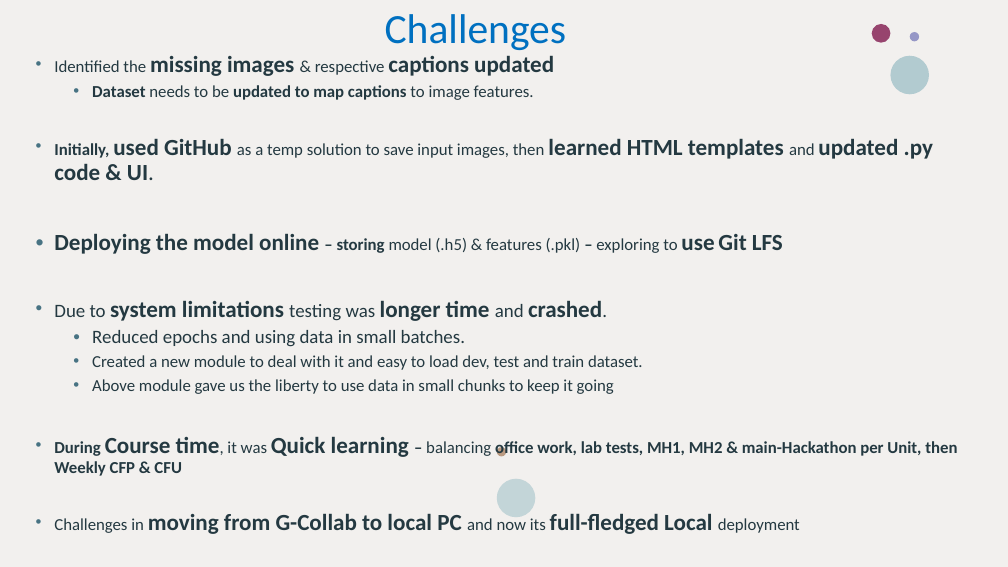
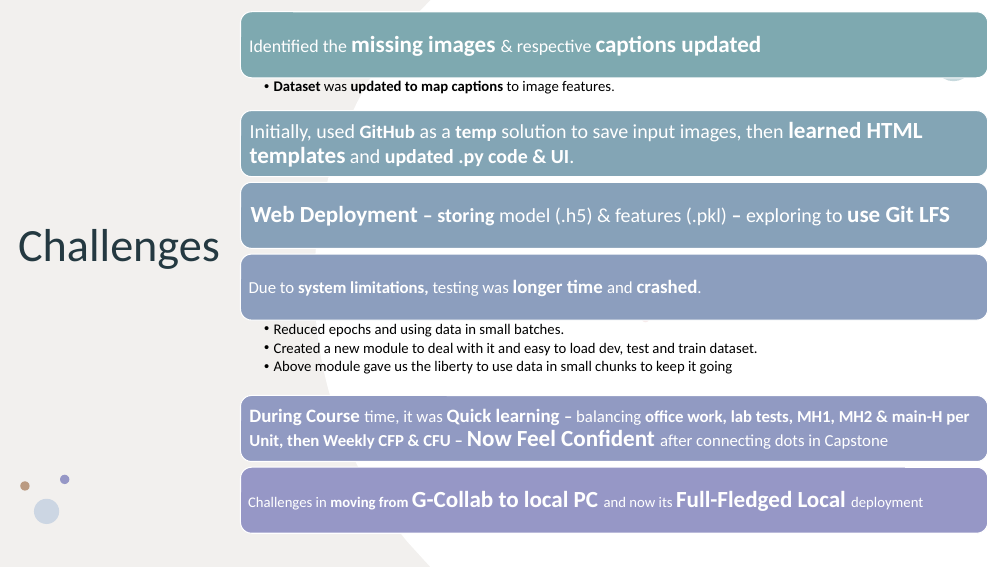
Before and after one commit to B20G15/b20g15_automatic_image_captioning, a slide deck: slide 4 of Docs/AutomaticImageCaptioning_Phase_2_Review_Grp15_B20_12Aug2023.pptx. Drawn at 1008x567 pixels with LibreOffice and Linux fonts; fonts in the diff are those of the drawing. Boxes give left, top, right and bottom in pixels: in the first picture for what was removed or moved away, otherwise in the second. Text is boxed around its words. In the diff, an @@ line names an element or a change of style, - is before the commit and + after.

Commit message:
Uploading the slides with better presention format

```diff
--- a/Docs/AutomaticImageCaptioning_Phase_2_Review_Grp15_B20_12Aug2023.pptx
+++ b/Docs/AutomaticImageCaptioning_Phase_2_Review_Grp15_B20_12Aug2023.pptx
@@ freeform shape added at box(315, 0, 1008, 567), fill #FFFFFF @@
@@ ellipse removed at box(872, 24, 891, 43) @@
@@ title "Challenges": place and size @@
-title "Challenges" at box(385, 14, 567, 50)
+title "Challenges" at box(18, 229, 220, 269)
@@ title "Challenges" at box(18, 229, 220, 269): size 39.6 to 44 pt, text colour #0070C0 to #243941; alignment centre to left; vertical alignment bottom to middle @@
@@ text removed at box(54, 55, 957, 534) @@
-• Identified the missing images & respective captions updated
-  • Dataset needs to be updated to map captions to image features.
-• Initially, used GitHub as a temp solution to save input images, then learned HTML templates and updated .py code & UI.
-• Deploying the model online – storing model (.h5) & features (.pkl) – exploring to use Git LFS
-• Due to system limitations testing was longer time and crashed.
-  • Reduced epochs and using data in small batches.
-  • Created a new module to deal with it and easy to load dev, test and train dataset.
-  • Above module gave us the liberty to use data in small chunks to keep it going
-• During Course time, it was Quick learning – balancing office work, lab tests, MH1, MH2 & main-Hackathon per Unit, then Weekly CFP & CFU
-• Challenges in moving from G-Collab to local PC and now its full-fledged Local deployment
@@ ellipse: place and size @@
-ellipse at box(891, 56, 929, 95)
+ellipse at box(935, 42, 973, 81)
@@ ellipse at box(935, 42, 973, 81): fill #B2CBD0 to #B2CBD0 at 72% opacity @@
@@ ellipse added at box(642, 315, 650, 322), fill #E3BEBE at 28% opacity @@
@@ ellipse: place and size @@
-ellipse at box(910, 32, 919, 41)
+ellipse at box(60, 475, 69, 484)
@@ ellipse removed at box(497, 479, 535, 517) @@
@@ ellipse: place and size @@
-ellipse at box(497, 447, 506, 456)
+ellipse at box(20, 482, 29, 491)
@@ ellipse added at box(34, 499, 59, 524), fill #CCD6E3 @@
@@ group added at box(240, 12, 988, 533): 8 texts, 6 rounded rectangles @@
+Identified the missing images & respective captions updated
+  • Dataset was updated to map captions to image features.
+Initially, used GitHub as a temp solution to save input images, then learned HTML templates and updated .py code & UI.
+Web Deployment – storing model (.h5) & features (.pkl) – exploring to use Git LFS
+Due to system limitations, testing was longer time and crashed.
+  • Reduced epochs and using data in small batches.
+  • Created a new module to deal with it and easy to load dev, test and train dataset.
+  • Above module gave us the liberty to use data in small chunks to keep it going
+During Course time, it was Quick learning – balancing office work, lab tests, MH1, MH2 & main-H per Unit, then Weekly CFP & CFU – Now Feel Confident after connecting dots in Capstone
+Challenges in moving from G-Collab to local PC and now its Full-Fledged Local deployment
```
Also in this commit, not shown: 6 other slides changed.
